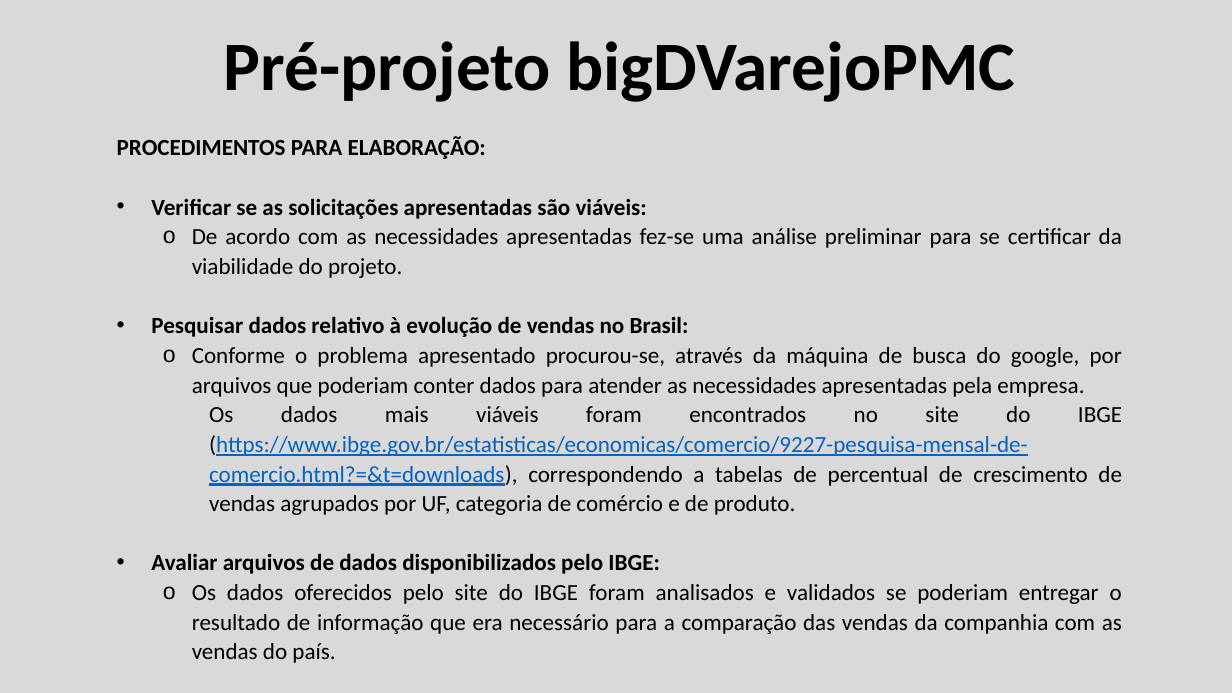
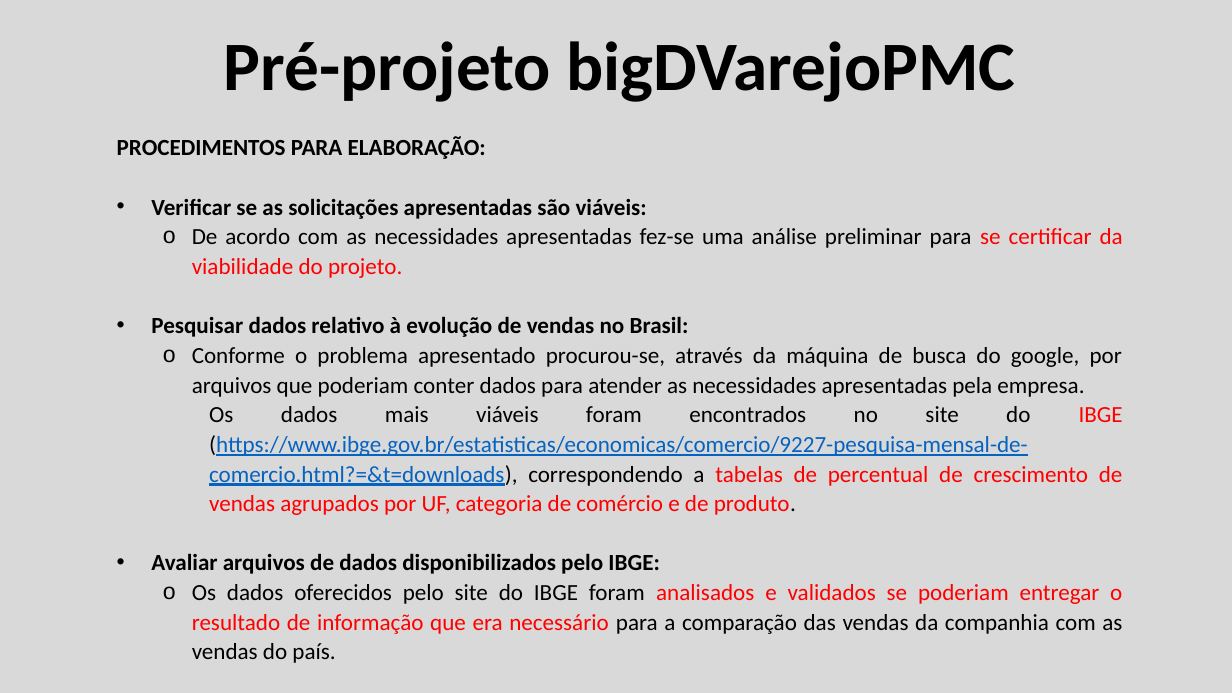
Before and after one commit to jairobernardesjunior/egd-bigDVarejo_PMCproject_, a slide deck: slide 2 of Pré-projeto bigDVarejoPMC.pptx. Drawn at 1232x693 pixels with LibreOffice and Linux fonts; fonts in the diff are those of the drawing. Boxes give left, top, right and bottom in pixels: in the first picture for what was removed or moved away, otherwise in the second. Text is boxed around its words. In the diff, an @@ line names an element or a change of style, - is before the commit and + after.

```diff
--- a/Pré-projeto bigDVarejoPMC.pptx
+++ b/Pré-projeto bigDVarejoPMC.pptx
@@ text at [192, 228, 1123, 663]: text colour #000000 to #FF0000 in "se certificar da viabilidade do projeto.", "IBGE tabelas de percentual de crescimento de ...", "analisados e validados se poderiam entregar o ..." @@
```
Also in this commit, not shown: 4 other slides changed.
